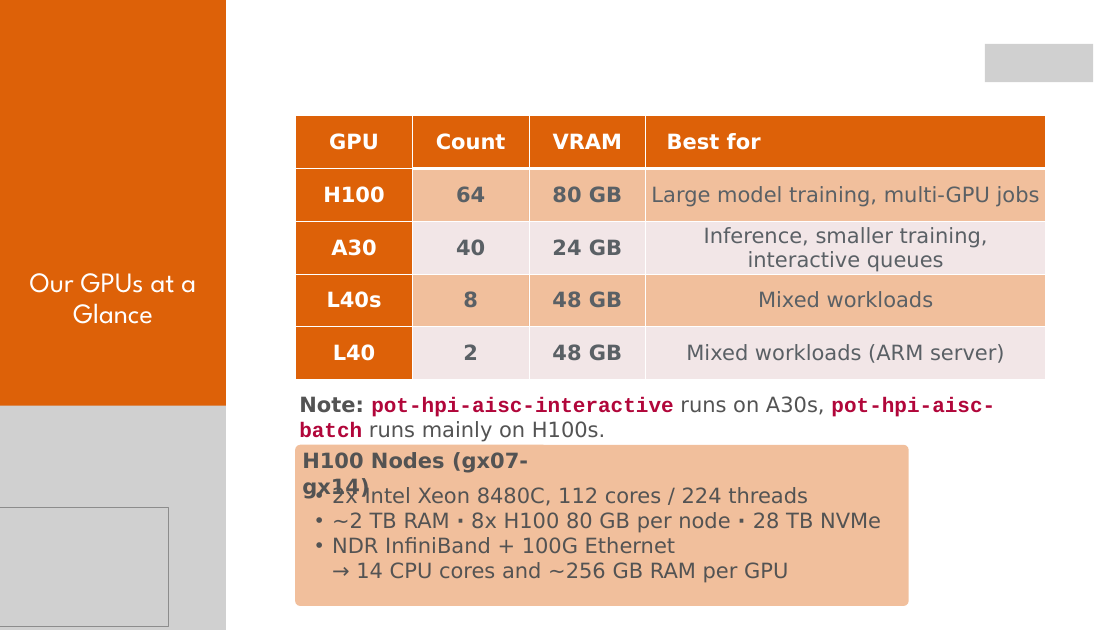
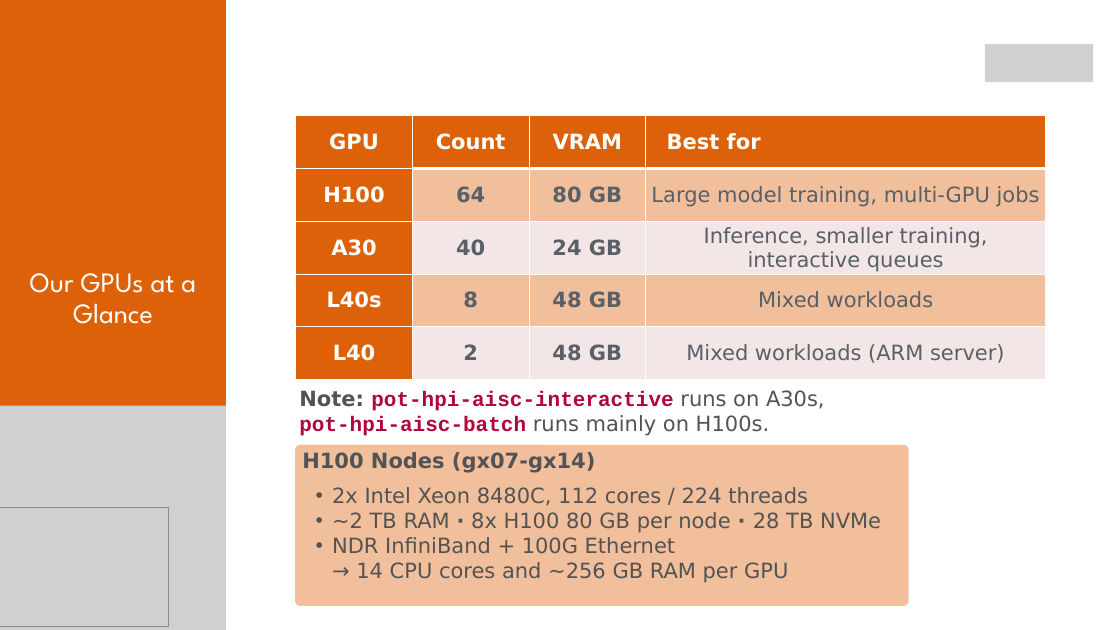
Before and after one commit to aihpi/workshop-slurm, a slide deck: slide 31 of slides/workshop-slurm.pptx. Drawn at 1120x630 pixels with LibreOffice and Linux fonts; fonts in the diff are those of the drawing; grey boxes stand for pictures. Boxes give left, top, right and bottom in pixels: in the first picture for what was removed or moved away, otherwise in the second. Text is boxed around its words. In the diff, an @@ line names an element or a change of style, - is before the commit and + after.

```diff
--- a/slides/workshop-slurm.pptx
+++ b/slides/workshop-slurm.pptx
@@ text "Note: pot-hpi-aisc-interactive runs on A30s, ..." rewrapped from box(299, 396, 995, 442) to box(299, 390, 825, 436) @@
@@ text "H100 Nodes (gx07-gx14)" rewrapped from box(302, 452, 528, 499) to box(302, 452, 595, 473) @@
```
Also in this commit, not shown: 2 other slides changed, 10 slides removed, 5 other files.
